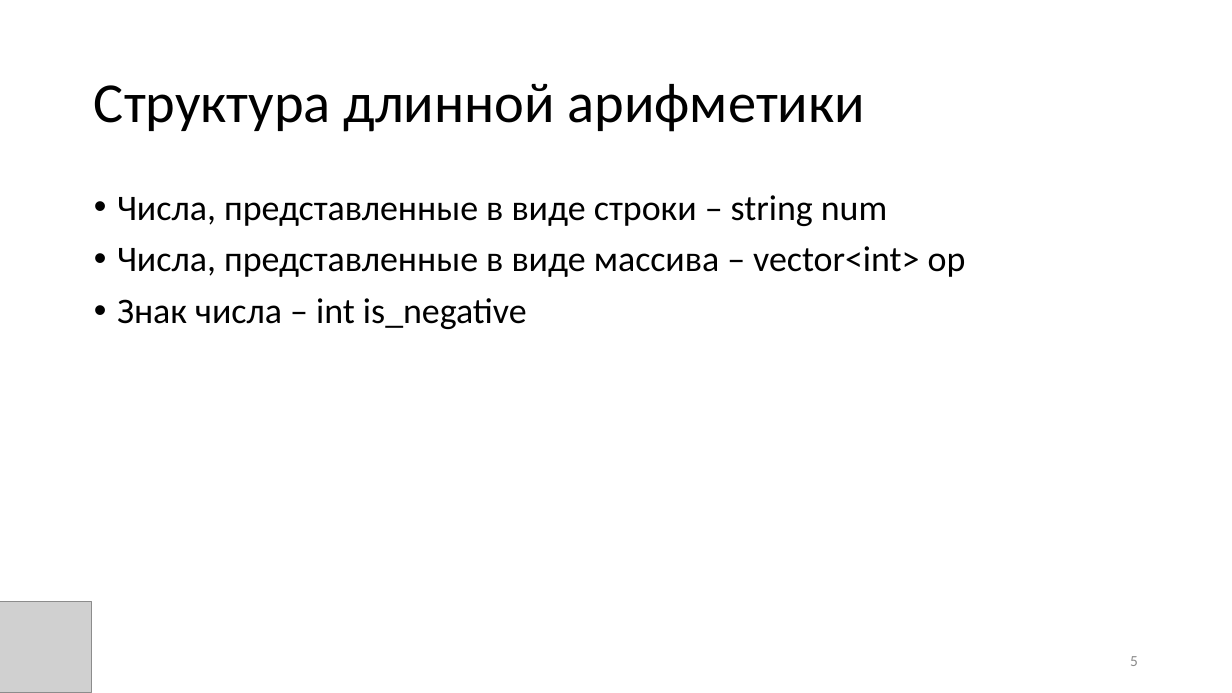
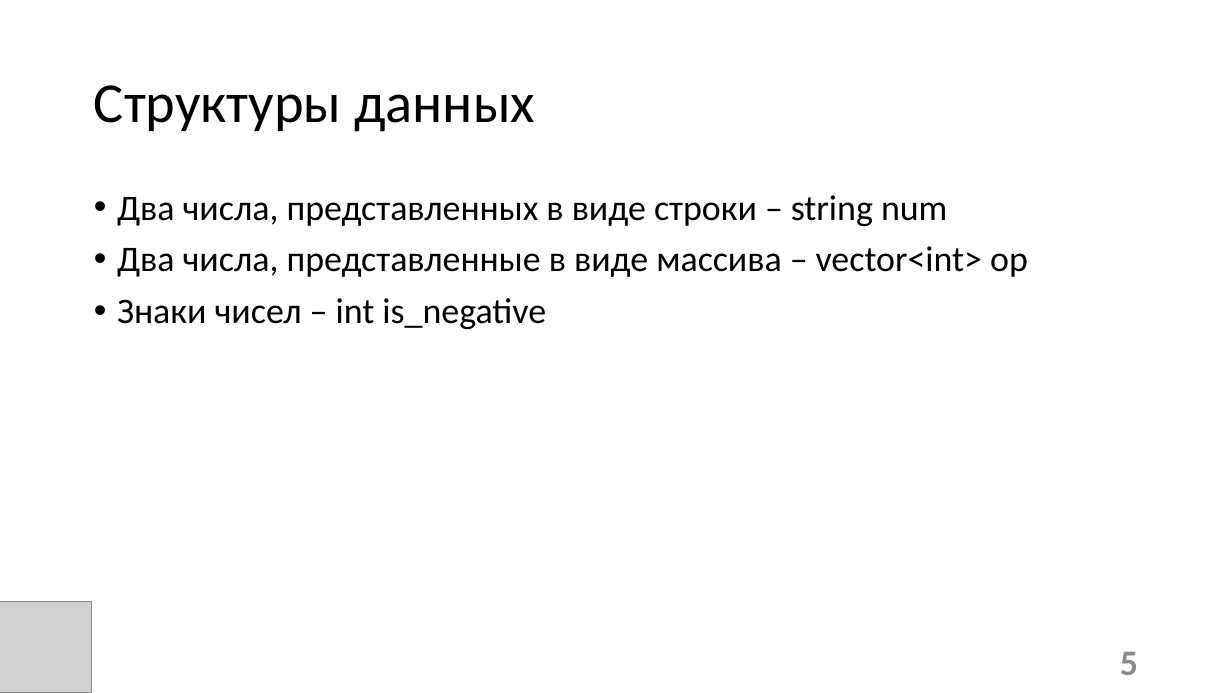
Before and after one commit to candyliving/fefu_long_arithmetic, a slide deck: slide 5 of Эффективная длинная арифметика.pptx. Drawn at 1232x693 pixels with LibreOffice and Linux fonts; fonts in the diff are those of the drawing; grey boxes stand for pictures. Boxes give left, top, right and bottom in pixels: in the first picture for what was removed or moved away, otherwise in the second. Text is boxed around its words. In the diff, an @@ line names an element or a change of style, - is before the commit and + after.

```diff
--- a/Эффективная длинная арифметика.pptx
+++ b/Эффективная длинная арифметика.pptx
@@ title at [94, 85, 535, 132]: text changed @@
-Структура длинной арифметики
+Структуры данных
@@ text at [117, 195, 1028, 329]: text changed @@
-• Числа, представленные в виде строки – string num
-• Числа, представленные в виде массива – vector<int> op
-• Знак числа – int is_negative
+• Два числа, представленных в виде строки – string num
+• Два числа, представленные в виде массива – vector<int> op
+• Знаки чисел – int is_negative
@@ page number at [1120, 652, 1138, 675]: size 12 to 28 pt, bold on @@
```
Also in this commit, not shown: 10 other slides changed, 8 slides added, 1 other file.
